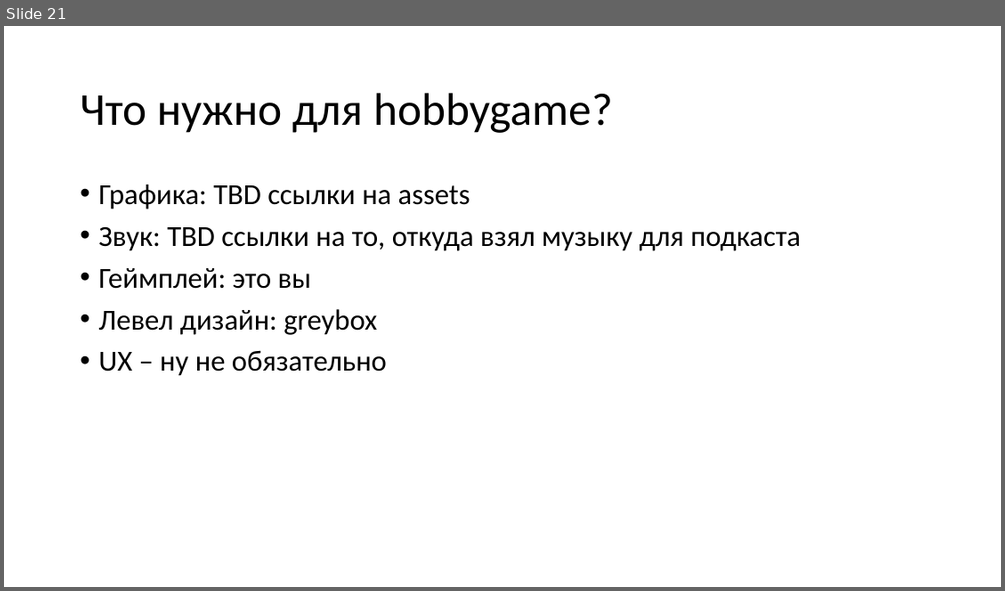
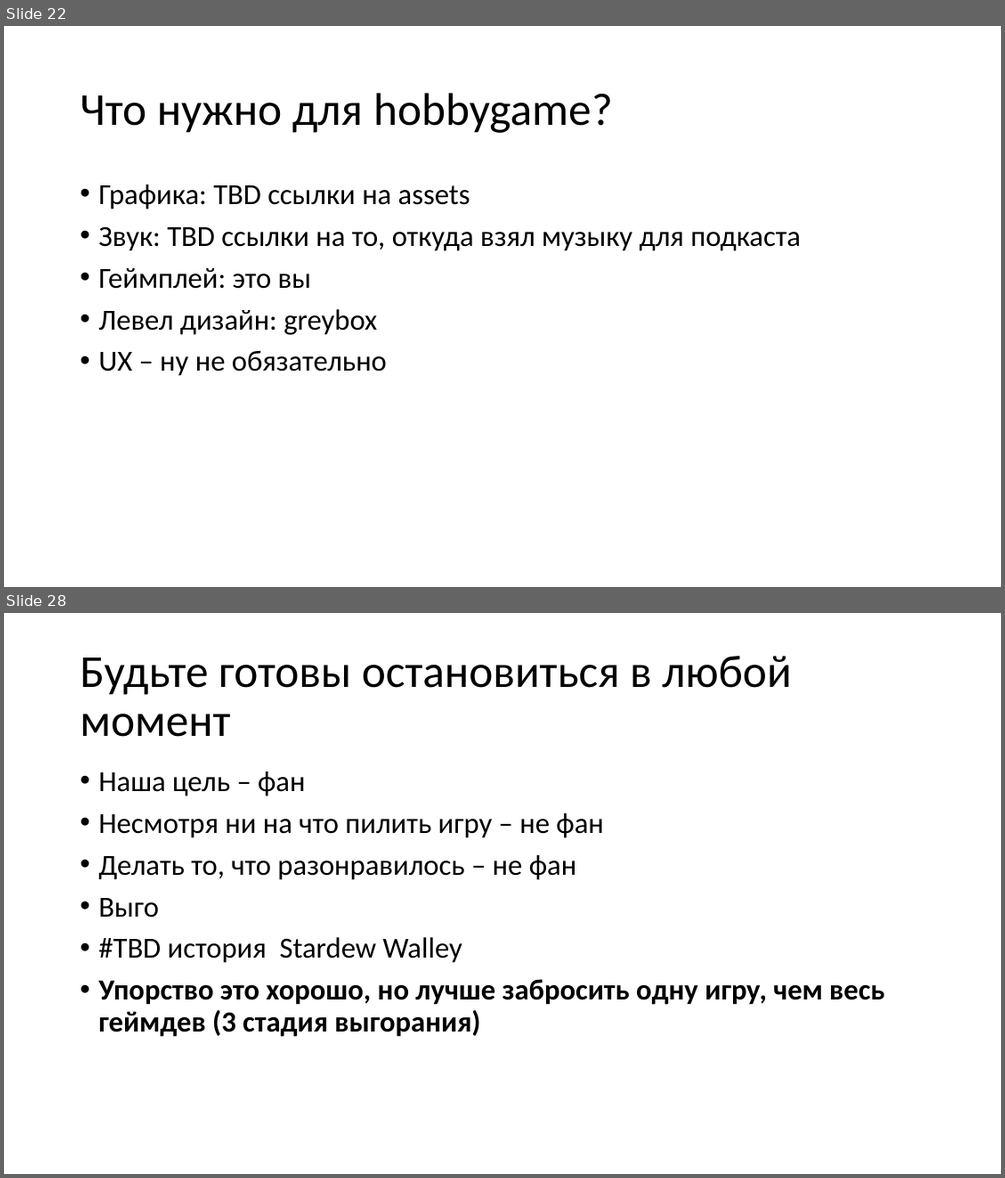
Before and after one commit to kugushev/presentations, a slide deck: 2020_GameDev-As-Hobby/Presentation.pptx. Shown one above the other, each under a label of ours: slide 21 before the commit, slides 22 and 28 after it; the slides between them are not shown. The pictures are 1005x591 and 1005x1178 pixels, drawn with LibreOffice and Linux fonts; fonts in the diff are those of the drawing. Boxes give left, top, right and bottom in pixels: in the first picture for what was removed or moved away, otherwise in the second. Text is boxed around its words. In the diff, an @@ line names an element or a change of style, - is before the commit and + after.

```diff
--- a/2020_GameDev-As-Hobby/Presentation.pptx
+++ b/2020_GameDev-As-Hobby/Presentation.pptx
@@ slide 28 added at [4, 613, 1001, 1174], background #FFFFFF @@
@@ title added at [80, 656, 791, 737], 44 pt, text #000000 @@
+Будьте готовы остановиться в любой момент
@@ text added at [98, 771, 884, 1037], 28 pt, text #000000 @@
+• Наша цель – фан
+• Несмотря ни на что пилить игру – не фан
+• Делать то, что разонравилось – не фан
+• Выго
+• #TBD история Stardew Walley
+• Упорство это хорошо, но лучше забросить одну игру, чем весь геймдев (3 стадия выгорания)
@@ what was slide 21 is now slide 22 @@
```
Also in this commit, not shown: 11 other slides added.
